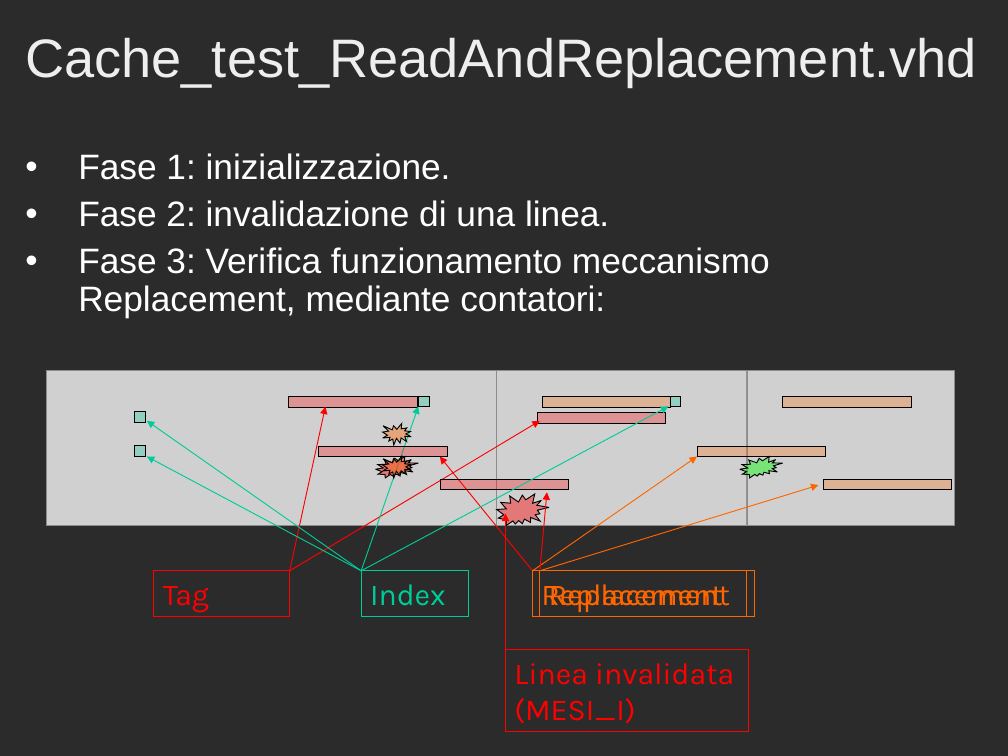
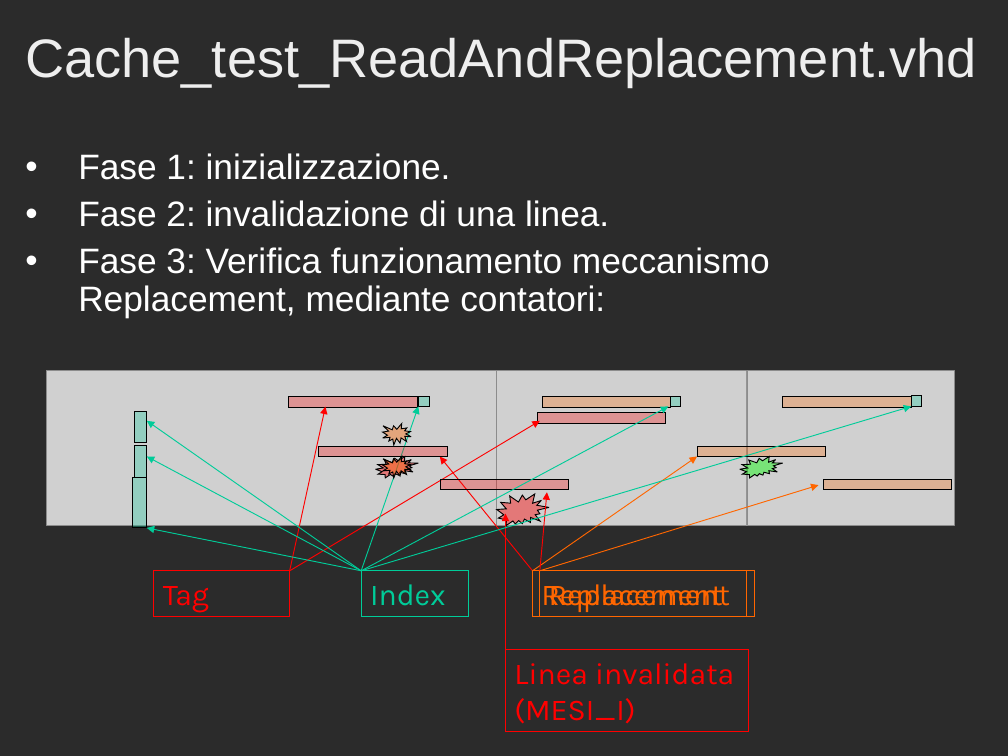
Before and after one commit to Muffo/dlxcache, a slide deck: slide 12 of Presentazione_Progetto_Cache.ppt. Drawn at 1008x756 pixels with LibreOffice and Linux fonts; fonts in the diff are those of the drawing; grey boxes stand for pictures; background and template pictures are left out; a plain dark background stands for a picture behind light text. Boxes give left, top, right and bottom in pixels: in the first picture for what was removed or moved away, otherwise in the second. Text is boxed around its words. In the diff, an @@ line names an element or a change of style, - is before the commit and + after.

```diff
--- a/Presentazione_Progetto_Cache.ppt
+++ b/Presentazione_Progetto_Cache.ppt
@@ rectangle resized from (x1=134, y1=412, x2=145, y2=423) to (x1=134, y1=412, x2=147, y2=442) @@
@@ arrow added from (361, 571) to (911, 406), #00CC99 0.74 pt @@
@@ rectangle added at (x1=911, y1=396, x2=922, y2=406), fill #00CC99 at 29% opacity, outline #000000 0.74 pt @@
@@ rectangle resized from (x1=135, y1=445, x2=146, y2=456) to (x1=135, y1=445, x2=147, y2=477) @@
@@ rectangle added at (x1=132, y1=478, x2=147, y2=528), fill #00CC99 at 29% opacity, outline #000000 0.74 pt @@
@@ arrow added from (361, 571) to (147, 528), #00CC99 0.74 pt @@
```
